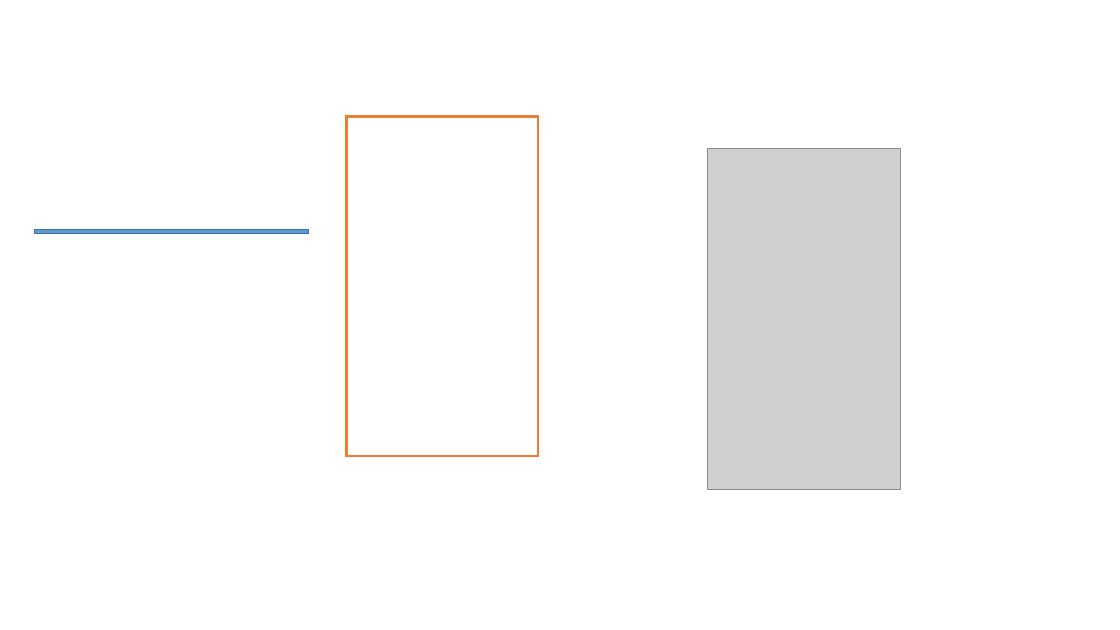
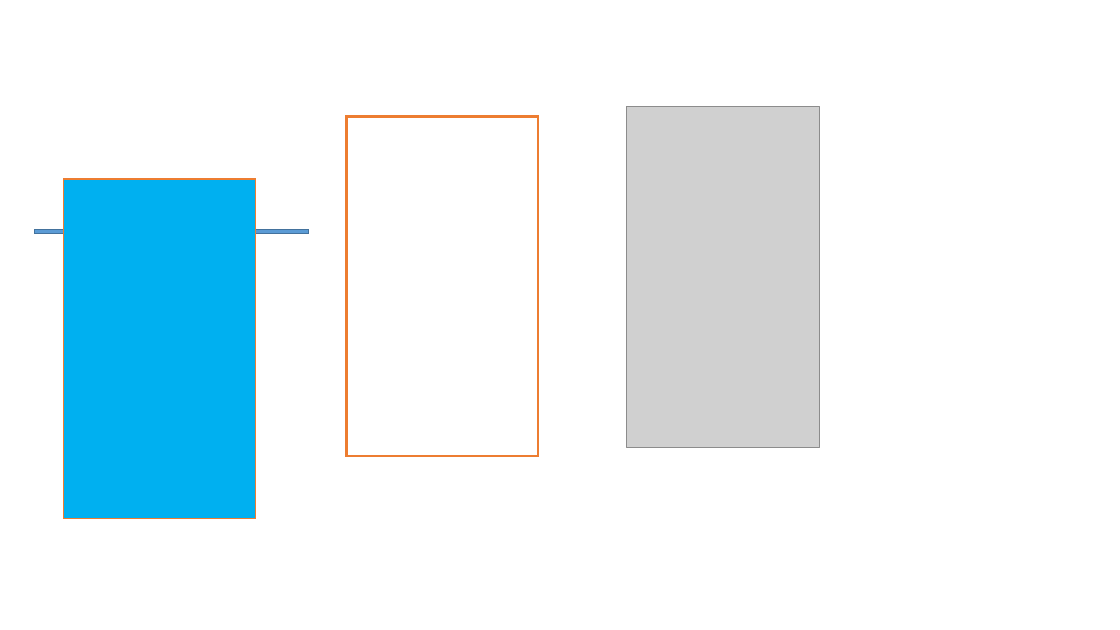
Before and after one commit to DiegoTeixeiraMarques/EstagioI, a slide deck: slide 2 of Modelagem do Game.pptx. Drawn at 1120x630 pixels with LibreOffice and Linux fonts; fonts in the diff are those of the drawing; grey boxes stand for pictures. Boxes give left, top, right and bottom in pixels: in the first picture for what was removed or moved away, otherwise in the second. Text is boxed around its words. In the diff, an @@ line names an element or a change of style, - is before the commit and + after.

```diff
--- a/Modelagem do Game.pptx
+++ b/Modelagem do Game.pptx
@@ picture moved from (x1=707, y1=149, x2=901, y2=489) to (x1=626, y1=107, x2=819, y2=447) @@
@@ rectangle added at (x1=64, y1=179, x2=256, y2=519), fill #00B0F0, outline #ED7D31 1 pt @@
```
Also in this commit, not shown: 1 other slide changed, 30 other files.
